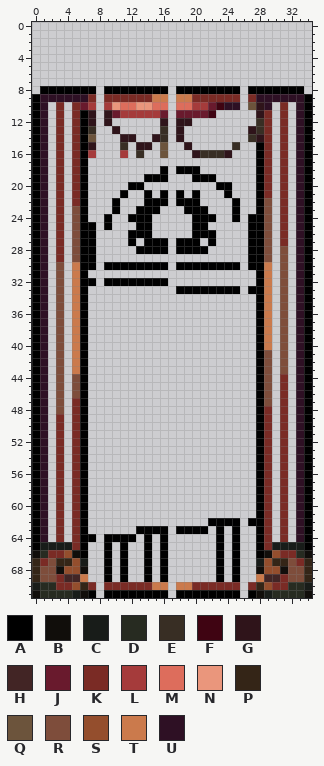
Sprite sheet -- Tiles/Structures/wall2.png. Above, as it was before the edit.
The file is 70x144 pixels, drawn in blocks of 2x2; one block is one cell here. Colours within 5 levels of each other are drawn and written as one.
Palette (. is transparent): A #000000  B #110e0b  C #181c19  D #272b21  E #382e24  F #3f0412  G #2f141a  H #422525  J #691a2d  K #7a2b25  L #a53b3b  M #dd6d5c  N #ea967c  P #342517  Q #6c543c  R #7e4d3b  S #944e2d  T #cb7a4c  U #2e1024
Pixels before (only the part around the change), first column x 0:
 0 ...................................
 1 ...................................
 2 ...................................
 3 ...................................
 4 ...................................
 5 ...................................
 6 ...................................
 7 ...................................
 8 .AAAAAAA.AAAAAAAA.AAAAAAAA.AAAAAAA.
 9 AUUUUUUK.KKKKKKTT.TTKKKKKK.KUUUUUUA
10 AU.K.KJL.LNMMNNMM.MMLLJFUU.QGU.K.UA
11 AU.K.KAG.GJLLLLLJ.JJJJF.....GK.K.UA
12 AU.K.KAG.G......G.GG........EK.K.UA
13 AU.K.KAE..G.....E.G........GEK.K.UA
14 AU.K.KAQ...GG..GE.G........EGK.K.UA
15 AU.K.KAG...E.GG.Q..G.....E..AK.K.UA
16 AU.K.KAL...L.E..Q...GEEEG...AK.K.UA
17 AU.K.KA.....................AK.K.UA
18 AU.K.KA.........A.AAA.......AK.K.UA
19 AU.K.KA.......AAA...AAA.....AK.K.UA
20 AU.K.KA.....AA.........AA...AK.K.UA
21 AU.K.KA....A..A.A.A.A...A...AK.K.UA
22 AU.K.KA...A...AAA.AAA....A..AR.K.UA
23 AU.K.RA...A..AAA...AAA...A..AR.K.UA
24 AU.K.RA..A..AAA.....AAA..A.AAR.K.UA
25 AU.K.RAA.A...AA.....AA.....AAR.K.UA
26 AU.K.RAA....AAA.....AAA....AAR.K.UA
27 AU.K.RAA....A.AAA.AAA.A....AAR.K.UA
28 AU.K.RAA.....AAAA.AAAA.....AAR.R.UA
29 AU.K.RAA...................AAR.R.UA
30 AU.R.TAA.AAAAAAAA.AAAAAAAA.AAT.R.UA
31 AU.R.TA.....................AT.R.UA
32 AU.R.TAA.AAAAAAAA...........AT.R.UA
33 AU.R.TA...........AAAAAAAA.AAT.R.UA
34 AU.R.TA.....................AT.R.UA
35 AU.R.TA.....................AT.R.UA
36 AU.R.TA.....................AT.R.UA
37 AU.R.TA.....................AT.R.UA
38 AU.R.TA.....................AT.R.UA
39 AU.R.TA.....................AT.R.UA
40 AU.R.TA.....................AT.R.UA
41 AU.R.TA.....................AR.R.UA
42 AU.R.TA.....................AR.R.UA
43 AU.R.TA.....................AR.R.UA
44 AU.R.RA.....................AR.K.UA
45 AU.R.RA.....................AR.K.UA
46 AU.R.RA.....................AR.K.UA
47 AU.R.KA.....................AR.K.UA
48 AU.R.KA.....................AK.K.UA
49 AU.K.KA.....................AK.K.UA
50 AU.K.KA.....................AK.K.UA
51 AU.K.KA.....................AK.K.UA
52 AU.K.KA.....................AK.K.UA
53 AU.K.KA.....................AK.K.UA
54 AU.K.KA.....................AK.K.UA
55 AU.K.KA.....................AK.K.UA
56 AU.K.KA.....................AK.K.UA
57 AU.K.KA.....................AK.K.UA
58 AU.K.KA.....................AK.K.UA
59 AU.K.KA.....................AK.K.UA
60 AU.K.KA.....................AK.K.UA
61 AU.K.KA.....................AK.K.UA
62 AU.K.KA...............AAAA.AAK.K.UA
63 AU.K.KA......AAAA.AAAA.A.A..AK.K.UA
64 AU.K.KAA.AAAA.A.A......A.A..AK.K.UA
65 ACCCCKA..A.A..A.A......A.A..AKCCCCA
66 BDKKSBA..A.A..A.A......A.A..ABSKKDB
67 PKRPPSC..A.A..A.A......A.A..CSPPRKP
68 PRRBSSB..A.A..A.A......A.A..BSSBRRP
69 PRRKHHT..A.A..A.A......A.A..THHKRRP
70 CDDKKSPK.KKKKKKTT.TTKKKKKK.KPSKKDDC
71 BDDDDCBA.AAAAAAAA.AAAAAAAA.ABCDDDDB
Once edited:
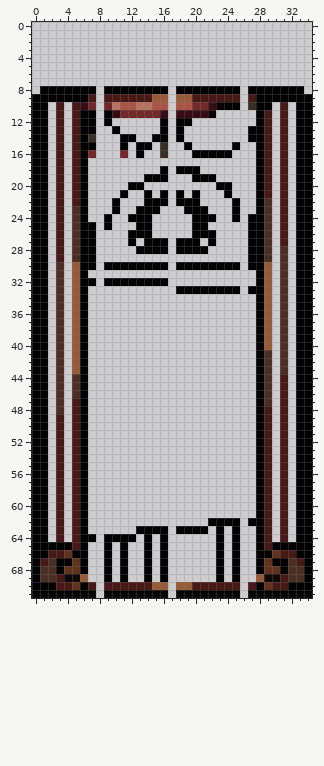
From old to new:
colour F: #3f0412 -> #0c0103
colour H: #422525 -> #0f0808
colour J: #691a2d -> #360d17
colour K: #7a2b25 -> #471916
colour L: #a53b3b -> #722929
colour M: #dd6d5c -> #aa5447
colour N: #ea967c -> #b77561
colour R: #7e4d3b -> #4b2e23
colour S: #944e2d -> #61331d
colour T: #cb7a4c -> #985b39
y 9: x 1..6 UUUUUU -> AAAAAA; x 28..33 UUUUUU -> AAAAAA
y 10: x 1 U -> A; x 24..25 UU -> AA; x 27..29 QGU -> EAA; x 33 U -> A
y 11: x 1 U -> A; x 7 G -> A; x 9 G -> A; x 28 G -> A; x 33 U -> A
y 12: x 1 U -> A; x 7 G -> A; x 9 G -> A; x 16 G -> A; x 18..19 GG -> AA; x 28 E -> A; x 33 U -> A
y 13: x 1 U -> A; x 7 E -> A; x 10 G -> A; x 16 E -> A; x 18 G -> A; x 27..28 GE -> AA; x 33 U -> A
y 14: x 1 U -> A; x 7 Q -> E; x 11..12 GG -> AA; x 15..16 GE -> AA; x 18 G -> A; x 27..28 EG -> AA; x 33 U -> A
y 15: x 1 U -> A; x 7 G -> A; x 11 E -> A; x 13..14 GG -> AA; x 16 Q -> E; x 19 G -> A; x 25 E -> A; x 33 U -> A
y 16: x 1 U -> A; x 13 E -> A; x 16 Q -> E; x 20..24 GEEEG -> AAAAA; x 33 U -> A
y 17..64: x 1 U -> A; x 33 U -> A
y 65: x 1..4 CCCC -> AAAA; x 30..33 CCCC -> AAAA
y 66: x 0..1 BD -> AA; x 5 B -> A; x 29 B -> A; x 33..34 DB -> AA
y 67: x 0 P -> A; x 3..4 PP -> AA; x 6 C -> A; x 28 C -> A; x 30..31 PP -> AA; x 34 P -> A
y 68: x 0 P -> A; x 3 B -> A; x 6 B -> A; x 28 B -> A; x 31 B -> A; x 34 P -> A
y 69: x 0 P -> A; x 34 P -> A
y 70: x 0..2 CDD -> AAA; x 6 P -> A; x 28 P -> A; x 32..34 DDC -> AAA
y 71: x 0..6 BDDDDCB -> AAAAAAA; x 28..34 BCDDDDB -> AAAAAAA
